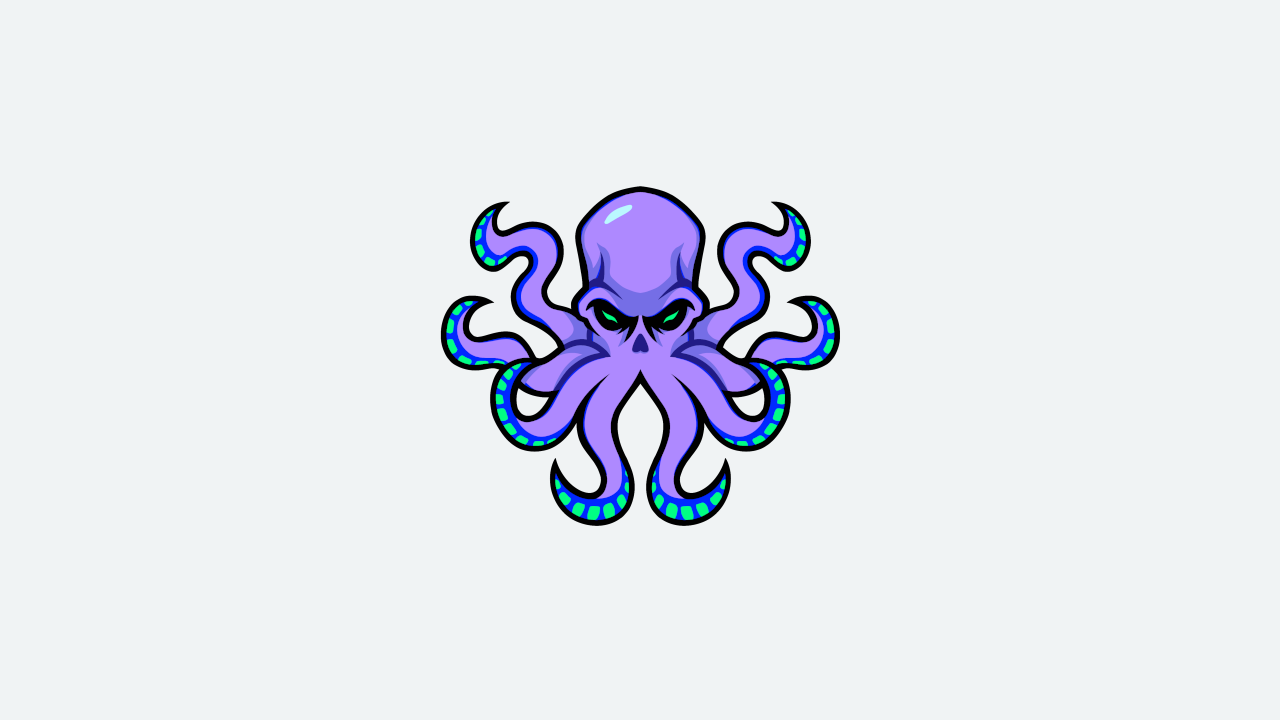
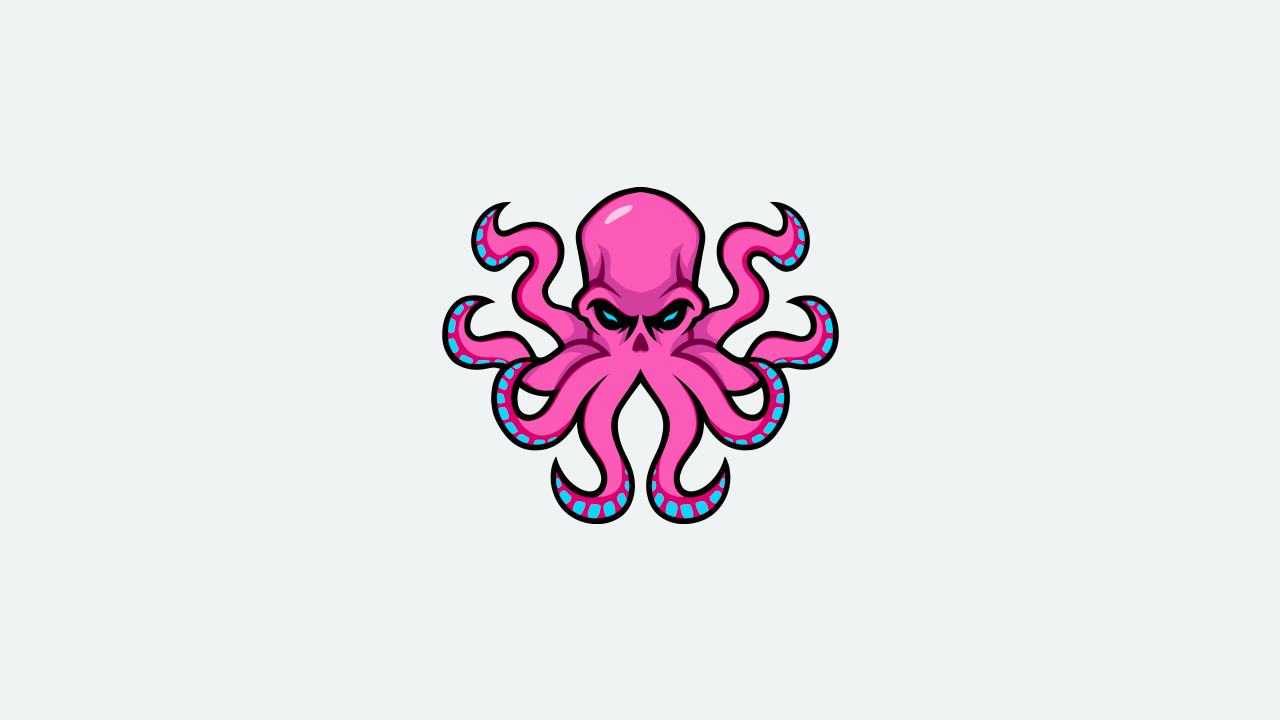
Revision of a layered w=1280, h=720 image; what changed, layer by layer:
painted on "Logo" over [440, 186, 840, 526]